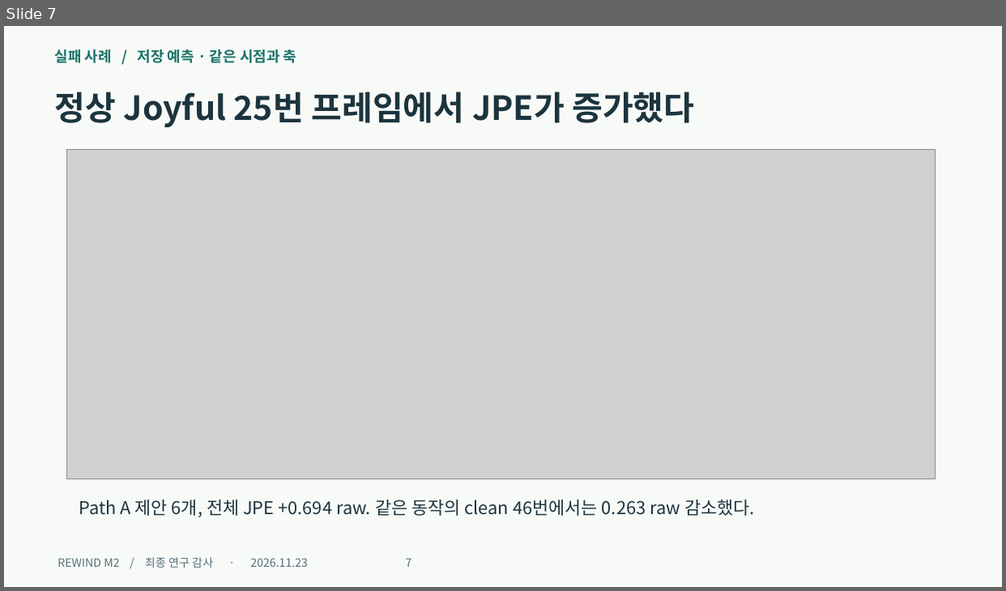
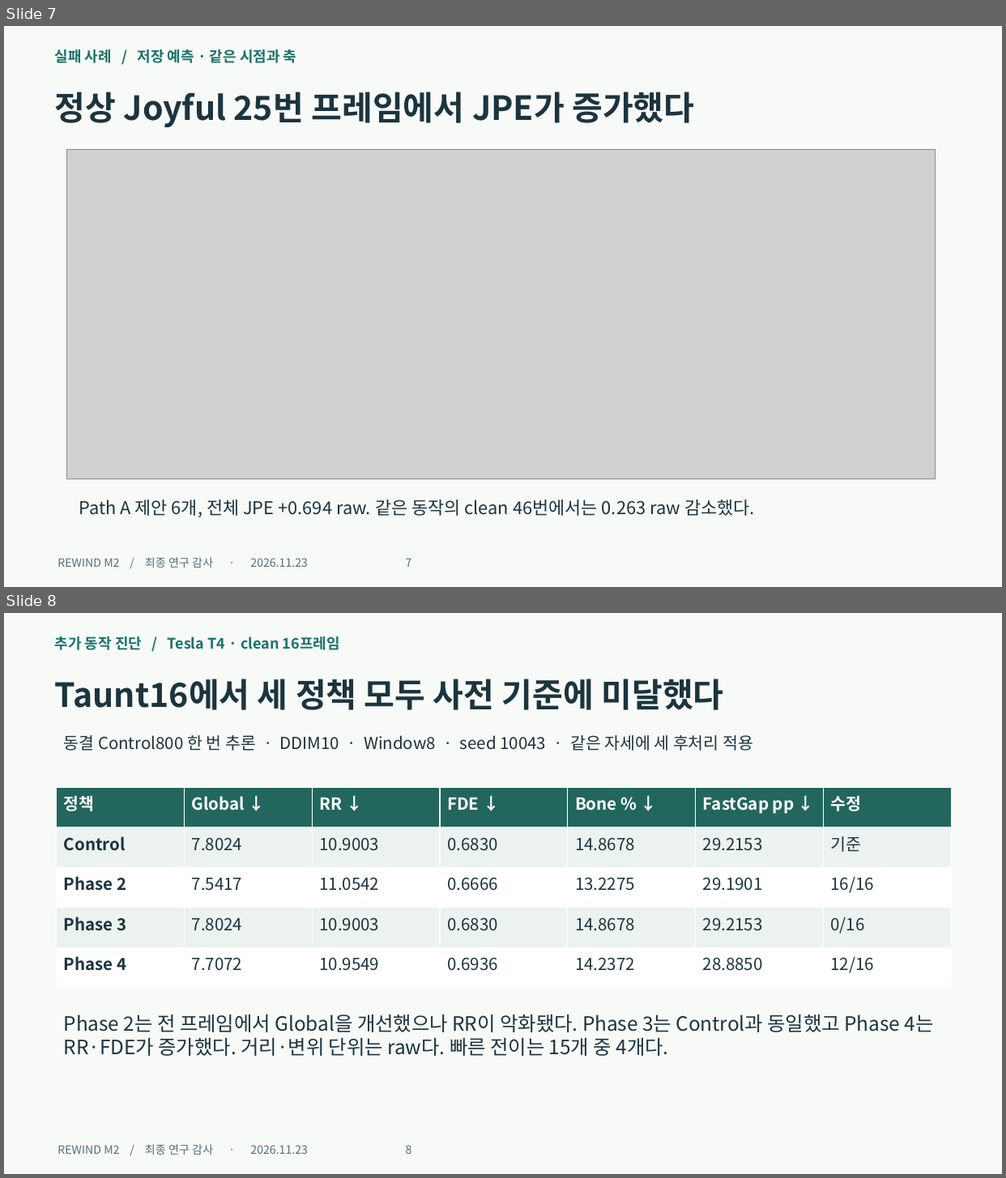
Before and after one commit to darkkyoung/REWIND-like-prototype, a slide deck: experiments/final_m2/final_audit/REWIND_M2_Final.pptx. Shown one above the other, each under a label of ours: slide 7 before the commit, slides 7 and 8 after it. The pictures are 1006x591 and 1006x1178 pixels, drawn with LibreOffice and Linux fonts; fonts in the diff are those of the drawing; grey boxes stand for pictures. Boxes give left, top, right and bottom in pixels: in the first picture for what was removed or moved away, otherwise in the second. Text is boxed around its words. In the diff, an @@ line names an element or a change of style, - is before the commit and + after.

Commit message:
docs: [최종 발표] Taunt16 T4 실측과 사전 판정 통합
- 동결 예측의 전역·상대 오차와 실제 보정 프레임 수 재계산
- 동일 축 사례와 기존 검증 대비 변화량을 발표 및 보고서에 반영
- 슬라이드별 발표 원고와 예상 질의 및 실측 검증 기록 추가

```diff
--- a/experiments/final_m2/final_audit/REWIND_M2_Final.pptx
+++ b/experiments/final_m2/final_audit/REWIND_M2_Final.pptx
@@ slide 8 added at [4, 613, 1002, 1174], background #F8FAF8 @@
@@ text added at [55, 636, 340, 650], 14 pt, text #197369, bold @@
+추가 동작 진단 / Tesla T4 · clean 16프레임
@@ text added at [55, 679, 724, 710], 32 pt, text #1C343E, bold @@
+Taunt16에서 세 정책 모두 사전 기준에 미달했다
@@ text added at [64, 735, 753, 751], 16 pt, text #1C343E @@
+동결 Control800 한 번 추론 · DDIM10 · Window8 · seed 10043 · 같은 자세에 세 후처리 적용
@@ table added at [57, 787, 953, 988], 5 rows, 7 columns @@
+정책 | Global ↓ | RR ↓ | FDE ↓ | Bone % ↓ | FastGap pp ↓ | 수정
+Control | 7.8024 | 10.9003 | 0.6830 | 14.8678 | 29.2153 | 기준
+Phase 2 | 7.5417 | 11.0542 | 0.6666 | 13.2275 | 29.1901 | 16/16
+Phase 3 | 7.8024 | 10.9003 | 0.6830 | 14.8678 | 29.2153 | 0/16
+Phase 4 | 7.7072 | 10.9549 | 0.6936 | 14.2372 | 28.8850 | 12/16
@@ text added at [64, 1015, 934, 1056], 19 pt, text #1C343E @@
+Phase 2는 전 프레임에서 Global을 개선했으나 RR이 악화됐다. Phase 3는 Control과 동일했고 Phase 4는 RR·FDE가 증가했다. 거리·변위 단위는 raw다. 빠른 전이는 15개 중 4개다.
@@ text added at [57, 1144, 412, 1155], 11 pt, text #556F78 @@
+REWIND M2 / 최종 연구 감사 · 2026.11.23 8
```
Also in this commit, not shown: 1 slide changed, 2 other slides added, 2 slides removed, 11 other files.
